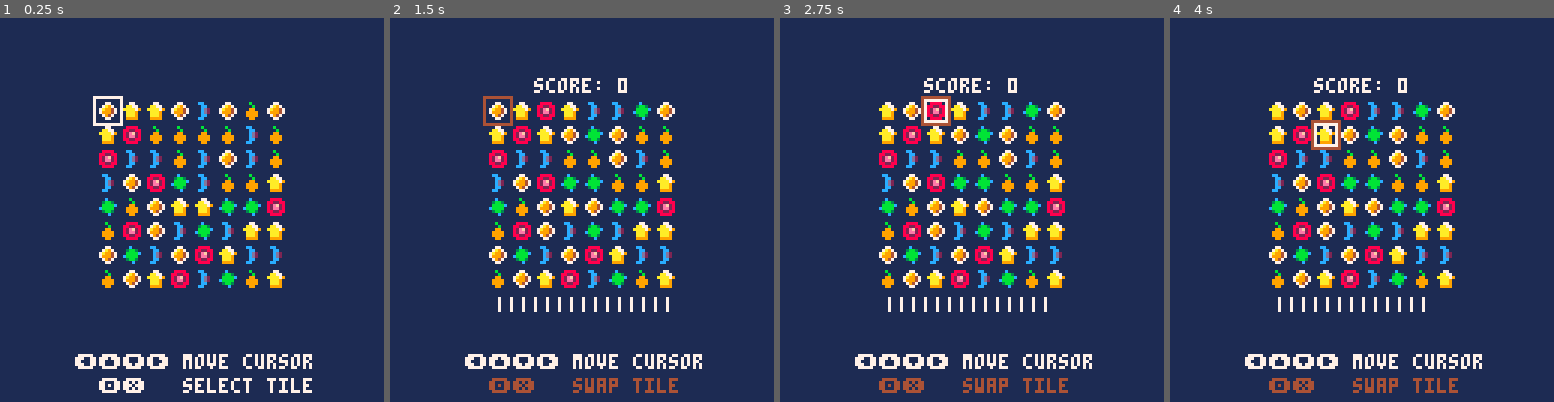
Above: before the commit, frames 1-4 (left to right).
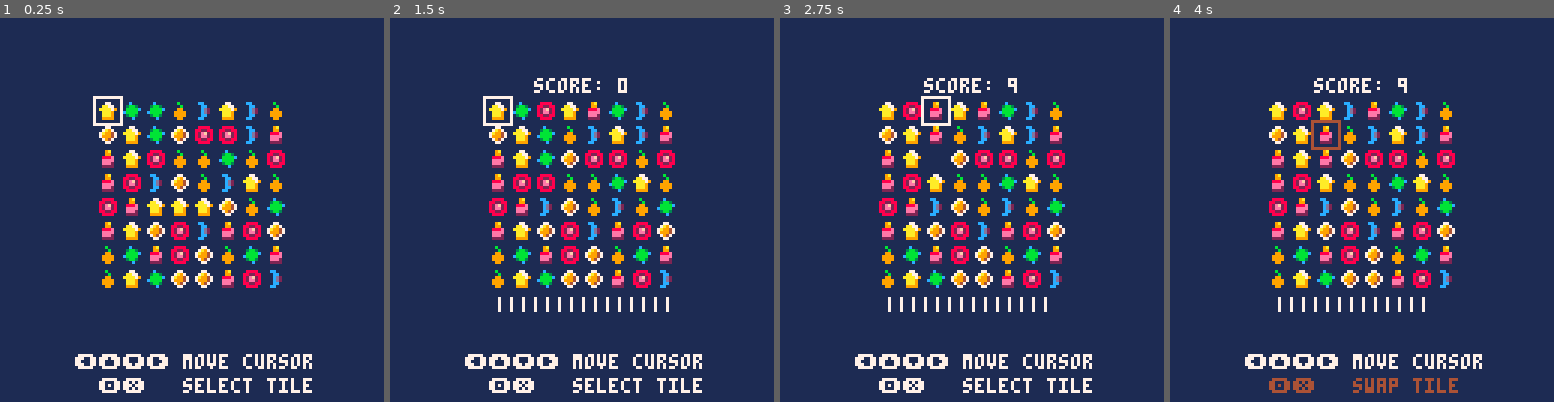
Above: after the commit, the same moments.

Repository: cbrwn/pico8carts
Game: PICO-8 cartridge match3.p8
Two runs of this game, one before a commit and one after it. Both use one fixed random seed, a clock stepped at 60 frames per second and the inputs below.
Inputs:
- Up to frame 1 (0.25 s): no input
- Up to frame 2 (1.5 s): tap X (X key) at 0.33, 1.07 s; tap O (Z key) at 0.7 s
- Up to frame 3 (2.75 s): hold Right 1.6-2.1 s; tap O (Z key) at 1.7, 2.1, 2.5 s; tap X (X key) at 1.85 s; hold Up 2.15-2.42 s; hold Right from 2.47 s (still down)
- Up to frame 4 (4 s): tap O (Z key) at 2.9, 3.3, 3.7 s; tap X (X key) at 2.97 s; release Right at 3.03 s; hold Left 3.08-3.58 s; hold Down 3.63-3.97 s

The runs differ from the first frame. In frame 1, 8.3% of the frame differs, in the area x 25-75%, y 21-71%; in frame 2, 9.7%; in frame 3, 10%, in the area x 25-82%, y 17-98%; in frame 4, 8.9%.

Commit message:
new tile type idk why

Diff:
--- a/match3.p8
+++ b/match3.p8
@@ -5,7 +5,7 @@
 -- cmrn.io
 
 -- grid stuff
-tiletypecount=6
+tiletypecount=7
 grid={}
 gridsizex=8
 gridsizey=8
@@ -59,8 +59,8 @@
 
 function movecursorselected()
 	-- just revert position if we move too far away from selected tile
-	cx = cursorx
-	cy = cursory
+	local cx = cursorx
+	local cy = cursory
 	movecursor()
 	if abs(cselectx - cursorx) + abs(cselecty - cursory) > 1 then
 		cursorx = cx
@@ -226,6 +226,10 @@
 	local tx = x - ((#s * 4)/2)
 	print(s, tx, y, c)
 end
+
+--====================
+-- useful board stuff
+--====================
 
 -- swaps tiles (x0,y0) (x1,y1)
 function swaptiles(x0,y0,x1,y1)
@@ -332,12 +336,12 @@
 end
 __gfx__
 00000000000000000000000000000000000000000000000000000000000000000000000000000000000000000000000000000000000000000000000000000000
-000000000088880000cc000000077000000c0000000b000000077000000000000000000000000000000000000000000000000000000000000000000000000000
-0070070008822880000cc00000aa7700003bb3000000b000007a9700000000000000000000000000000000000000000000000000000000000000000000000000
-00077000082ef280000cd2000aaaa79000bbbbc00009900007a99470000000000000000000000000000000000000000000000000000000000000000000000000
-00077000082ee280000cd20000aaa9000cbbbb000099990007999470000000000000000000000000000000000000000000000000000000000000000000000000
-0070070008822880000cc00000aaa900003bb3000099990000794700000000000000000000000000000000000000000000000000000000000000000000000000
-000000000088880000cc0000009999000000c0000009900000077000000000000000000000000000000000000000000000000000000000000000000000000000
+000000000088880000cc000000077000000c0000000b0000000770000009a0000000000000000000000000000000000000000000000000000000000000000000
+0070070008822880000cc00000aa7700003bb3000000b000007a9700000990000000000000000000000000000000000000000000000000000000000000000000
+00077000082ef280000cd2000aaaa79000bbbbc00009900007a9947000888e000000000000000000000000000000000000000000000000000000000000000000
+00077000082ee280000cd20000aaa9000cbbbb00009999000799947000eeee000000000000000000000000000000000000000000000000000000000000000000
+0070070008822880000cc00000aaa900003bb300009999000079470000eee2000000000000000000000000000000000000000000000000000000000000000000
+000000000088880000cc0000009999000000c0000009900000077000002222000000000000000000000000000000000000000000000000000000000000000000
 00000000000000000000000000000000000000000000000000000000000000000000000000000000000000000000000000000000000000000000000000000000
 00000000000000000000000000000000000000000000000000000000000000000000000000000000000000000000000000000000000000000000000000000000
 00000000000000000000000000000000000000000000000000000000000000000000000000000000000000000000000000000000000000000000000000000000
